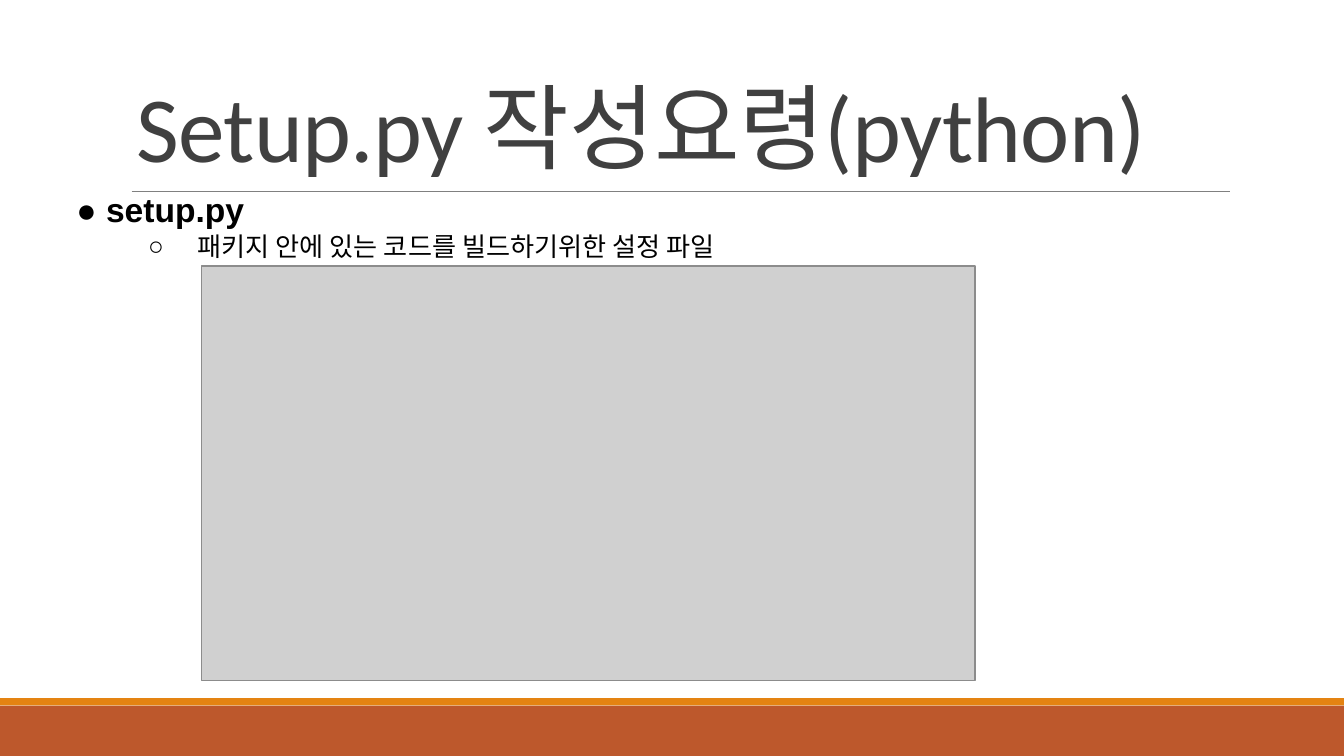
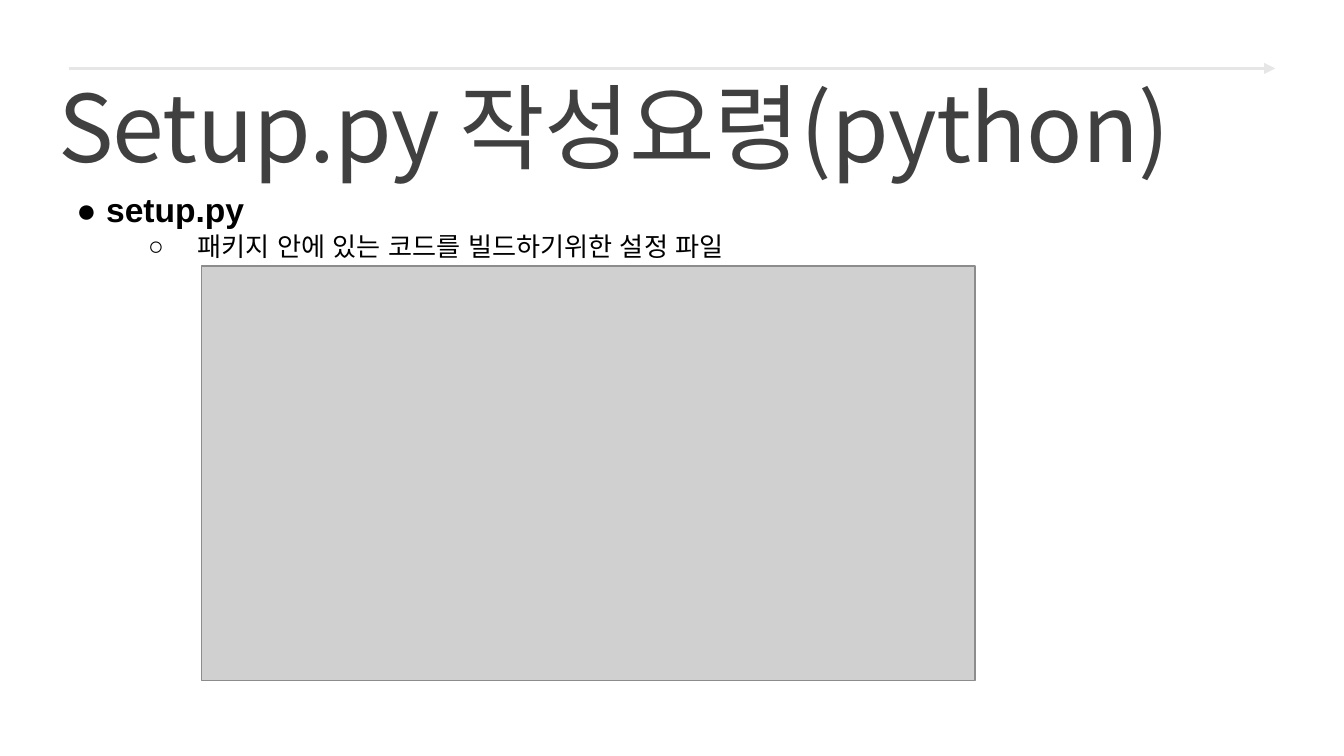
Before and after one commit to freshmea/ict_robot_dajung, a slide deck: slide 10 of pdf_ppt/3. ROS2/교안_ROS2 터틀봇_바인드소프트_2일차교욱.pptx (slide 6 before the commit). Drawn at 1344x756 pixels with LibreOffice and Linux fonts; fonts in the diff are those of the drawing; grey boxes stand for pictures; background and template pictures are left out. Boxes give left, top, right and bottom in pixels: in the first picture for what was removed or moved away, otherwise in the second. Text is boxed around its words. In the diff, an @@ line names an element or a change of style, - is before the commit and + after.

```diff
--- a/pdf_ppt/3. ROS2/교안_ROS2 터틀봇_바인드소프트_2일차교욱.pptx
+++ b/pdf_ppt/3. ROS2/교안_ROS2 터틀봇_바인드소프트_2일차교욱.pptx
@@ text "Setup.py 작성요령(python)": place and size @@
-text "Setup.py 작성요령(python)" at box(136, 85, 1146, 177)
+text "Setup.py 작성요령(python)" at box(58, 85, 1170, 184)
@@ text "Setup.py 작성요령(python)" at box(58, 85, 1170, 184): font Calibri to Noto Sans CJK KR @@
@@ arrow added from (69, 69) to (1275, 69), #E6E6E6 1.5 pt @@
@@ line removed from (132, 192) to (1230, 192) @@
@@ rectangle removed at box(0, 706, 1344, 756) @@
@@ rectangle removed at box(0, 699, 1344, 706) @@
```
Also in this commit, not shown: 7 other slides changed, 6 slides added, 3 slides removed, 19 other files.
